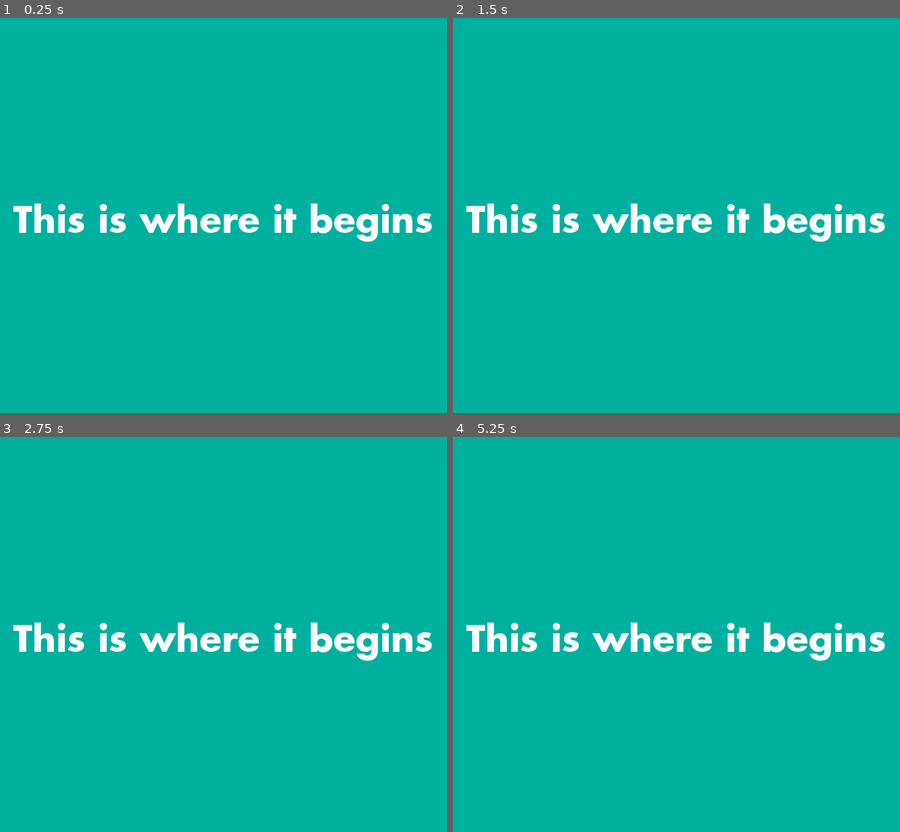
Above: before the commit, frames 1-4 (two rows, left to right).
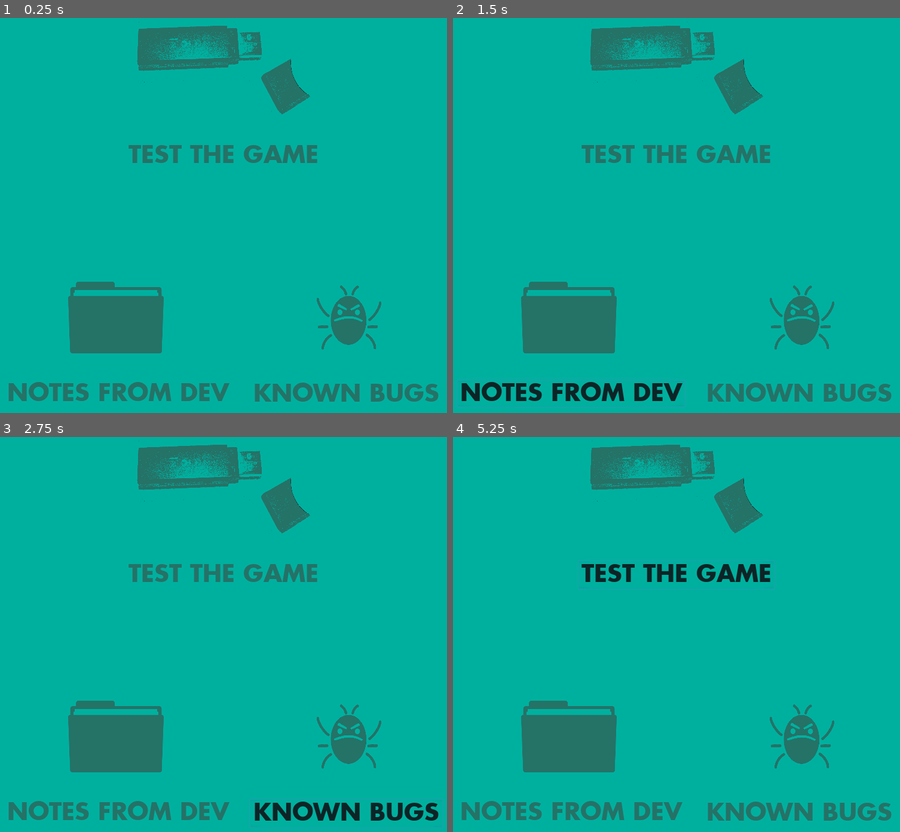
Above: after the commit, the same moments.

Repository: Raccoon-JS/Save-The-Princess
Game: Godot game, scene res://scenes/beginning.tscn
Two runs of this game, one before a commit and one after it. Both use one fixed random seed, a clock stepped at 60 frames per second and the inputs below. This scene is started directly instead of the project's main scene.
Inputs (mouse positions are in pixels of both pictures, inside the frame that each line leads up to):
- Up to frame 1 (0.25 s): no input
- Up to frame 2 (1.5 s): click (676, 156) at 0.5 s, where only the run after the commit has a clickable "TEST THE GAME"; click (569, 393) at 1.25 s, where only the run after the commit has a clickable "NOTES FROM DEV"
- Up to frame 3 (2.75 s): click (344, 812) at 2 s, where only the run after the commit has a clickable "KNOWN BUGS"
- Up to frame 4 (5.25 s): click (676, 575) at 2.75 s, where only the run after the commit has a clickable "TEST THE GAME"; click (569, 812) at 3.5 s, where only the run after the commit has a clickable "NOTES FROM DEV"; click (797, 812) at 4.25 s, where only the run after the commit has a clickable "KNOWN BUGS"; click (676, 575) at 5 s, where only the run after the commit has a clickable "TEST THE GAME"

The runs differ from the first frame. In frame 1, 13% of the frame differs, in the area x 1-99%, y 0-98%; in frame 2, 14%, in the area x 0-99%, y 0-99%; in frame 3, 14%; in frame 4, 14%.

Commit message:
time to eat lunch

Diff:
--- a/main-game/scenes/beginning.tscn
+++ b/main-game/scenes/beginning.tscn
@@ -1,10 +1,21 @@
-[gd_scene load_steps=3 format=2]
+[gd_scene load_steps=8 format=2]
 
-[ext_resource path="res://fonts/futura/futur.ttf" type="DynamicFontData" id=1]
+[ext_resource path="res://images/usb-thumb-drive-transparent.png" type="Texture" id=1]
+[ext_resource path="res://images/folder-transparent.png" type="Texture" id=2]
+[ext_resource path="res://images/bad-bug.png" type="Texture" id=3]
+[ext_resource path="res://fonts/futura/futur.ttf" type="DynamicFontData" id=4]
 
 [sub_resource type="DynamicFont" id=1]
-size = 60
-font_data = ExtResource( 1 )
+size = 40
+font_data = ExtResource( 4 )
+
+[sub_resource type="DynamicFont" id=2]
+size = 40
+font_data = ExtResource( 4 )
+
+[sub_resource type="DynamicFont" id=3]
+size = 40
+font_data = ExtResource( 4 )
 
 [node name="beginning" type="Node"]
 
@@ -13,11 +24,71 @@
 margin_bottom = 800.0
 color = Color( 0, 0.694118, 0.627451, 1 )
 
-[node name="placeholder" type="Label" parent="."]
+[node name="images" type="Control" parent="."]
+modulate = Color( 0.14902, 0.45098, 0.407843, 1 )
 margin_right = 800.0
 margin_bottom = 800.0
+
+[node name="usb" type="TextureRect" parent="images"]
+margin_left = 250.0
+margin_top = 64.0
+margin_right = 550.0
+margin_bottom = 224.0
+size_flags_horizontal = 2
+size_flags_vertical = 2
+texture = ExtResource( 1 )
+expand = true
+stretch_mode = 1
+
+[node name="folder" type="TextureRect" parent="images"]
+margin_left = 140.0
+margin_top = 500.0
+margin_right = 300.0
+margin_bottom = 620.0
+size_flags_horizontal = 2
+size_flags_vertical = 2
+texture = ExtResource( 2 )
+expand = true
+
+[node name="bad_bug" type="TextureRect" parent="images"]
+margin_left = 550.0
+margin_top = 500.0
+margin_right = 670.0
+margin_bottom = 620.0
+size_flags_horizontal = 2
+size_flags_vertical = 2
+texture = ExtResource( 3 )
+expand = true
+
+[node name="game" type="Button" parent="."]
+margin_left = 235.0
+margin_top = 264.0
+margin_right = 565.0
+margin_bottom = 314.0
 custom_fonts/font = SubResource( 1 )
-text = "This is where it begins"
-align = 1
-valign = 1
-autowrap = true
+custom_colors/font_color = Color( 0.14902, 0.45098, 0.407843, 1 )
+custom_colors/font_color_hover = Color( 0.0509804, 0.145098, 0.152941, 1 )
+text = "TEST THE GAME"
+flat = true
+
+[node name="notes" type="Button" parent="."]
+margin_left = 32.0
+margin_top = 664.0
+margin_right = 415.0
+margin_bottom = 711.0
+custom_fonts/font = SubResource( 2 )
+custom_colors/font_color = Color( 0.14902, 0.45098, 0.407843, 1 )
+custom_colors/font_color_hover = Color( 0.0509804, 0.145098, 0.152941, 1 )
+text = "NOTES FROM DEV"
+flat = true
+
+[node name="bugs" type="Button" parent="."]
+margin_left = 443.0
+margin_top = 664.0
+margin_right = 768.0
+margin_bottom = 714.0
+custom_fonts/font = SubResource( 3 )
+custom_colors/font_color = Color( 0.14902, 0.45098, 0.407843, 1 )
+custom_colors/font_color_hover = Color( 0.0509804, 0.145098, 0.152941, 1 )
+text = "KNOWN BUGS"
+flat = true
--- /dev/null
+++ b/main-game/scenes/bugged_game/game_menu.tscn
@@ -0,0 +1,100 @@
+[gd_scene load_steps=8 format=2]
+
+[ext_resource path="res://scripts/bugged_game/game_menu.gd" type="Script" id=1]
+[ext_resource path="res://images/mountain-landscape.png" type="Texture" id=2]
+[ext_resource path="res://images/unfinished_game_title.png" type="Texture" id=3]
+[ext_resource path="res://images/barrier.png" type="Texture" id=4]
+[ext_resource path="res://images/unfinished_game_menu_options.png" type="Texture" id=5]
+[ext_resource path="res://fonts/orange-kid/orange kid.ttf" type="DynamicFontData" id=6]
+
+[sub_resource type="DynamicFont" id=1]
+size = 36
+font_data = ExtResource( 6 )
+
+[node name="game_menu" type="Node"]
+script = ExtResource( 1 )
+
+[node name="background" type="ColorRect" parent="."]
+margin_right = 800.0
+margin_bottom = 800.0
+color = Color( 0, 0.694118, 0.627451, 1 )
+
+[node name="image" type="TextureRect" parent="."]
+modulate = Color( 0.0509804, 0.145098, 0.152941, 1 )
+margin_right = 800.0
+margin_bottom = 800.0
+texture = ExtResource( 2 )
+
+[node name="title" type="Control" parent="."]
+margin_left = 24.0
+margin_top = 20.0
+margin_right = 772.0
+margin_bottom = 400.0
+
+[node name="dark" type="ColorRect" parent="title"]
+visible = false
+margin_right = 752.0
+margin_bottom = 384.0
+color = Color( 0.14902, 0.45098, 0.407843, 1 )
+
+[node name="light" type="ColorRect" parent="title/dark"]
+visible = false
+margin_left = 10.0
+margin_top = 10.0
+margin_right = 742.0
+margin_bottom = 374.0
+color = Color( 0, 0.694118, 0.627451, 1 )
+
+[node name="text" type="TextureRect" parent="title"]
+modulate = Color( 0.870588, 0.239216, 0.239216, 1 )
+margin_left = 10.0
+margin_top = 20.0
+margin_right = 740.0
+margin_bottom = 450.0
+size_flags_horizontal = 2
+size_flags_vertical = 2
+texture = ExtResource( 3 )
+expand = true
+
+[node name="barrier" type="TextureRect" parent="title"]
+modulate = Color( 0.14902, 0.45098, 0.407843, 1 )
+margin_right = 748.0
+margin_bottom = 380.0
+size_flags_horizontal = 2
+size_flags_vertical = 2
+texture = ExtResource( 4 )
+expand = true
+
+[node name="lower" type="Control" parent="."]
+margin_top = 400.0
+margin_right = 800.0
+margin_bottom = 700.0
+
+[node name="options" type="TextureRect" parent="lower"]
+margin_left = 260.0
+margin_top = 50.0
+margin_right = 540.0
+margin_bottom = 250.0
+size_flags_horizontal = 2
+size_flags_vertical = 2
+texture = ExtResource( 5 )
+expand = true
+
+[node name="selection" type="TextureRect" parent="lower/options"]
+modulate = Color( 0.14902, 0.45098, 0.407843, 1 )
+margin_right = 280.0
+margin_bottom = 70.0
+size_flags_horizontal = 2
+size_flags_vertical = 2
+texture = ExtResource( 4 )
+expand = true
+
+[node name="creative_common" type="Label" parent="."]
+margin_top = 700.0
+margin_right = 800.0
+margin_bottom = 800.0
+custom_fonts/font = SubResource( 1 )
+custom_colors/font_color = Color( 0.866667, 0.239216, 0.239216, 1 )
+text = "(cc) 2014 RACCON_JS"
+align = 1
+valign = 1
--- /dev/null
+++ b/main-game/scripts/bugged_game/game_menu.gd
@@ -0,0 +1,13 @@
+extends Node
+
+# Declare member variables here. Examples:
+# var a = 2
+# var b = "text"
+
+# Called when the node enters the scene tree for the first time.
+func _ready():
+	pass # Replace with function body.
+
+# Called every frame. 'delta' is the elapsed time since the previous frame.
+#func _process(delta):
+#	pass
Binary file added: main-game/fonts/moria-citadel/MoriaCitadel.TTF
Binary file added: main-game/images/bad-bug.png
Not shown, added: main-game/images/bad-bug.png.import
Binary file added: main-game/images/barrier.png
Not shown, added: main-game/images/barrier.png.import
Binary file added: main-game/images/folder-transparent.png
Not shown, added: main-game/images/folder-transparent.png.import
Binary file added: main-game/images/mountain-landscape.png
Not shown, added: main-game/images/mountain-landscape.png.import
Binary file added: main-game/images/unfinished_game_menu_options.png
Not shown, added: main-game/images/unfinished_game_menu_options.png.import
Binary file added: main-game/images/unfinished_game_title.png
(and 7 more such lines)
